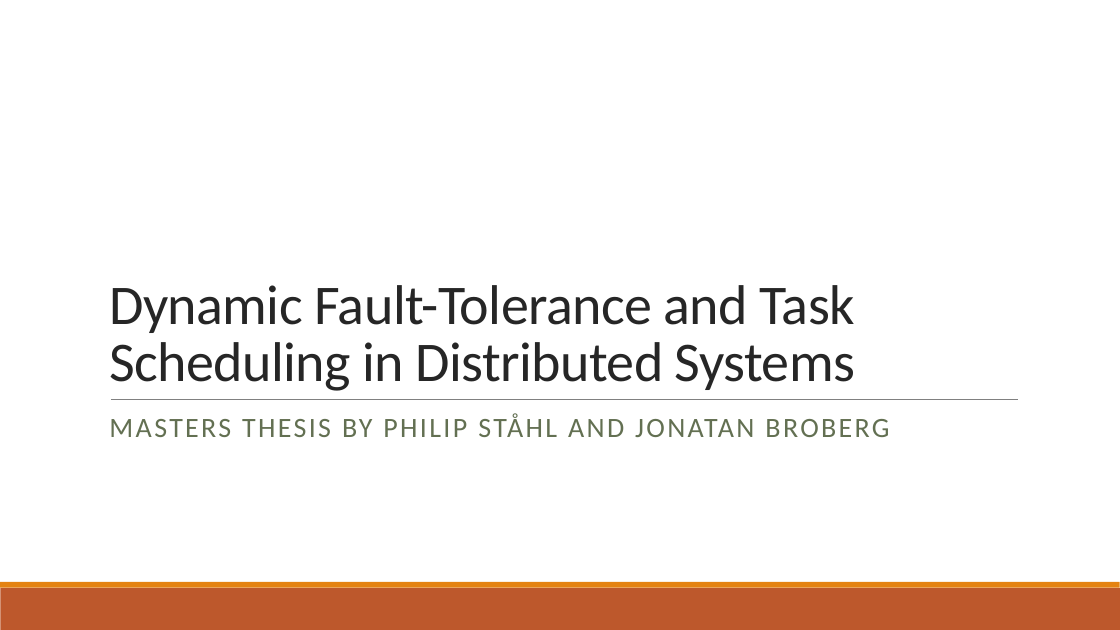
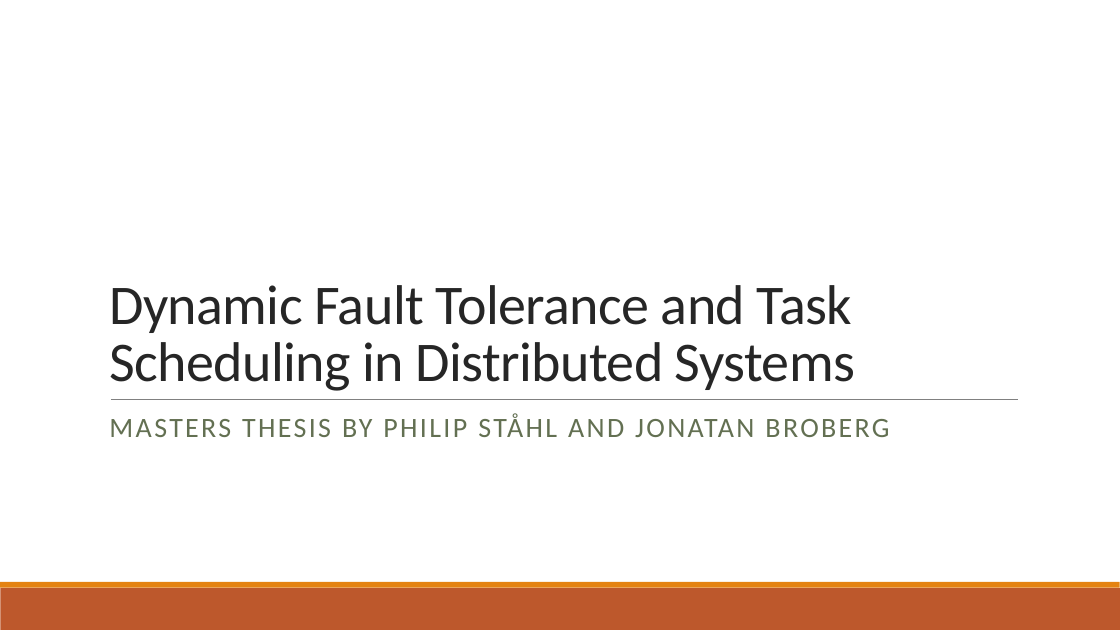
Before and after one commit to PStahl/master_thesis, a slide deck: slide 1 of presentation/presentation2.pptx. Drawn at 1120x630 pixels with LibreOffice and Linux fonts; fonts in the diff are those of the drawing. Boxes give left, top, right and bottom in pixels: in the first picture for what was removed or moved away, otherwise in the second. Text is boxed around its words. In the diff, an @@ line names an element or a change of style, - is before the commit and + after.

Commit message:
update presentation

```diff
--- a/presentation/presentation2.pptx
+++ b/presentation/presentation2.pptx
@@ title at [109,285,855,391]: text changed @@
-Dynamic Fault-Tolerance and Task Scheduling in Distributed Systems
+Dynamic Fault Tolerance and Task Scheduling in Distributed Systems
```
Also in this commit, not shown: 1 other slide changed.
